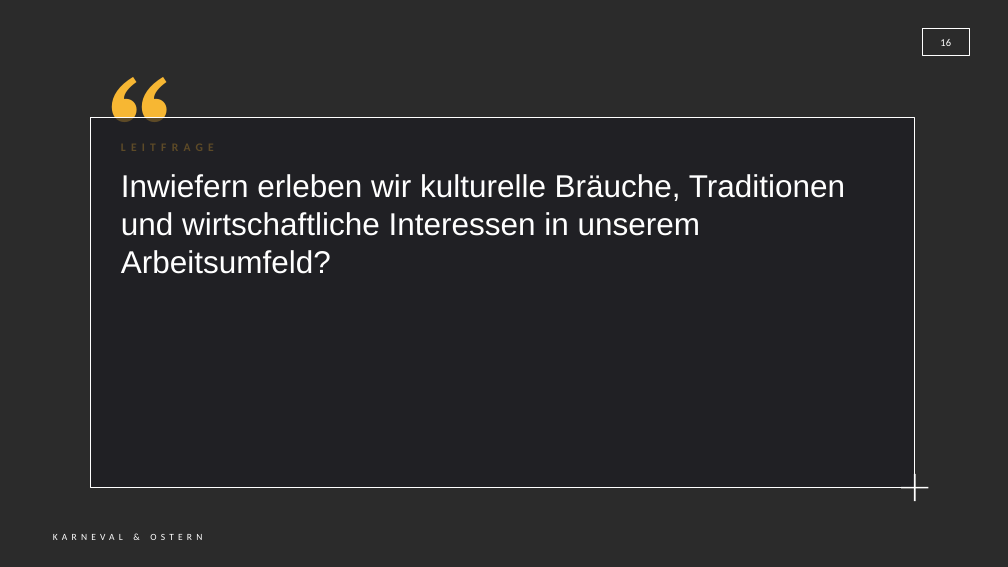
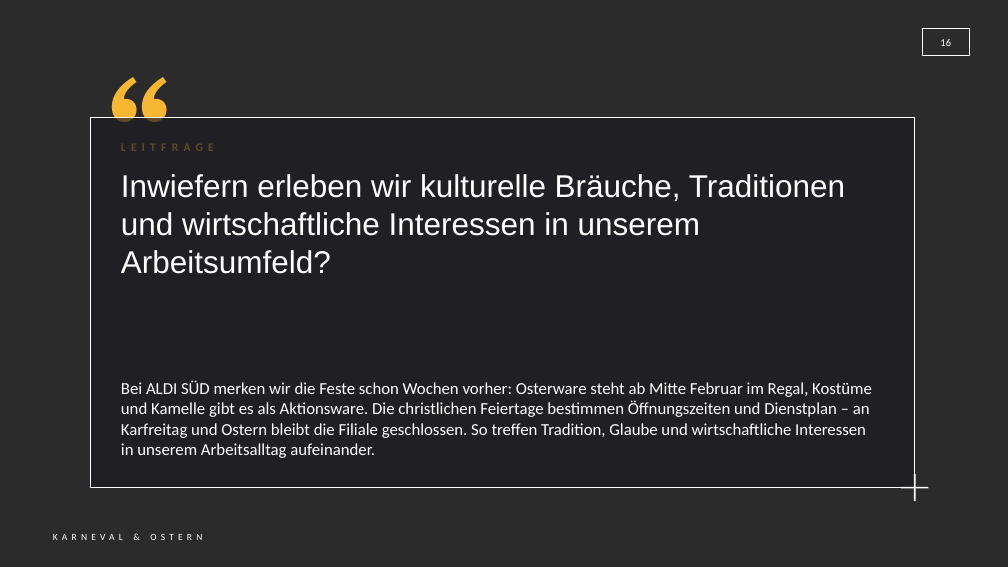
Before and after one commit to Flxrian/Erinnerung, a slide deck: slide 16 of Karneval_und_Ostern.pptx. Drawn at 1008x567 pixels with LibreOffice and Linux fonts; fonts in the diff are those of the drawing; background and template pictures are left out; a plain dark background stands for a picture behind light text. Boxes give left, top, right and bottom in pixels: in the first picture for what was removed or moved away, otherwise in the second. Text is boxed around its words. In the diff, an @@ line names an element or a change of style, - is before the commit and + after.

```diff
--- a/Karneval_und_Ostern.pptx
+++ b/Karneval_und_Ostern.pptx
@@ text added at (x1=121, y1=381, x2=872, y2=458), 16 pt, text #FFFFFF @@
+Bei ALDI SÜD merken wir die Feste schon Wochen vorher: Osterware steht ab Mitte Februar im Regal, Kostüme und Kamelle gibt es als Aktionsware. Die christlichen Feiertage bestimmen Öffnungszeiten und Dienstplan – an Karfreitag und Ostern bleibt die Filiale geschlossen. So treffen Tradition, Glaube und wirtschaftliche Interessen in unserem Arbeitsalltag aufeinander.
```
